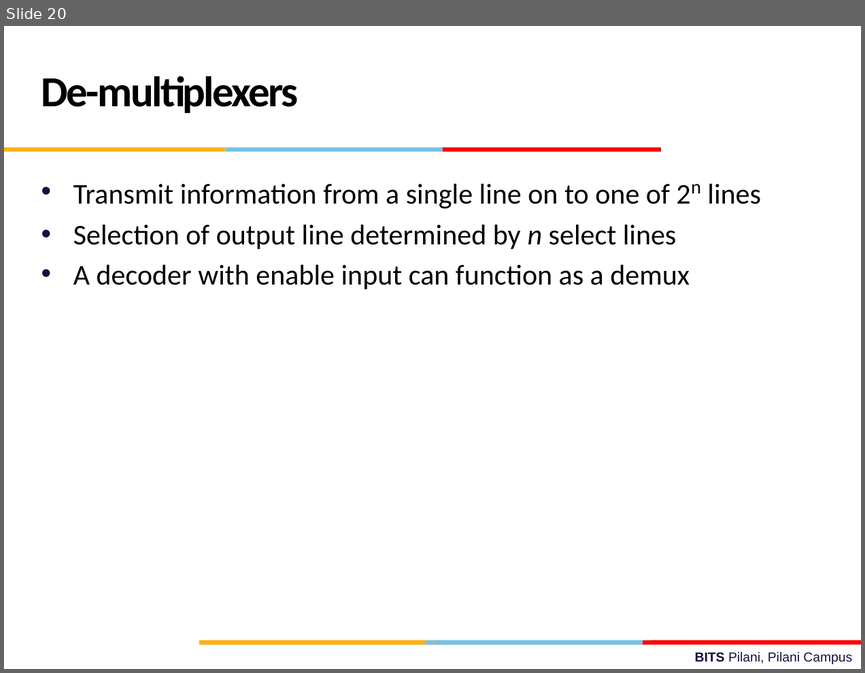
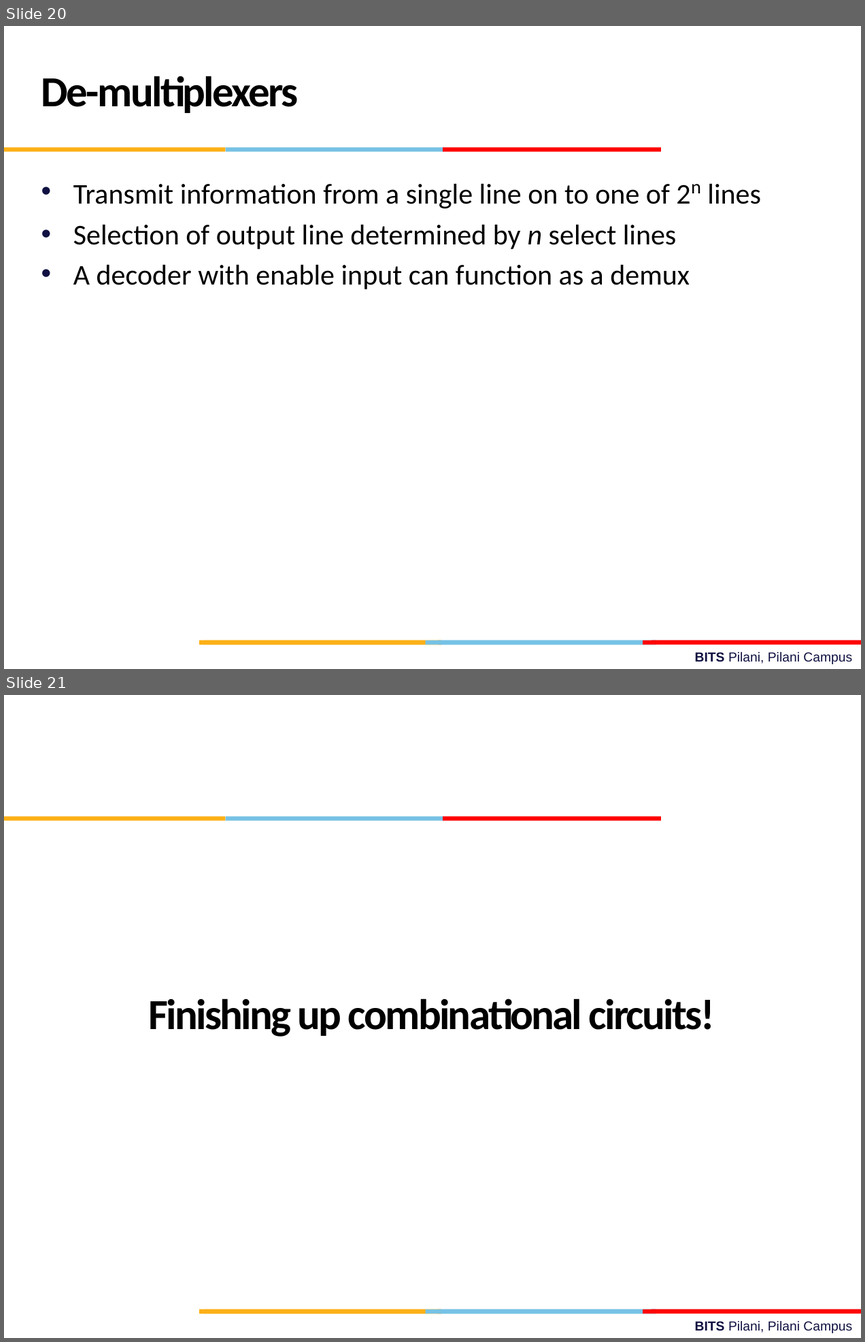
Before and after one commit to csndl-iitd/f2152025, a slide deck: Lec-12.pptx. Shown one above the other, each under a label of ours: slide 20 before the commit, slides 20 and 21 after it. The pictures are 865x673 and 865x1342 pixels, drawn with LibreOffice and Linux fonts; fonts in the diff are those of the drawing; background and template pictures are left out. Boxes give left, top, right and bottom in pixels: in the first picture for what was removed or moved away, otherwise in the second. Text is boxed around its words. In the diff, an @@ line names an element or a change of style, - is before the commit and + after.

```diff
--- a/Lec-12.pptx
+++ b/Lec-12.pptx
@@ slide 21 added at <box>4,695,861,1338</box>, background #FFFFFF; not listed: 10 template elements that a slide beside it also shows @@
@@ text added at <box>148,998,714,1036</box>, 36 pt, text #000000, bold @@
+Finishing up combinational circuits!
```
Also in this commit, not shown: 5 other slides added.
